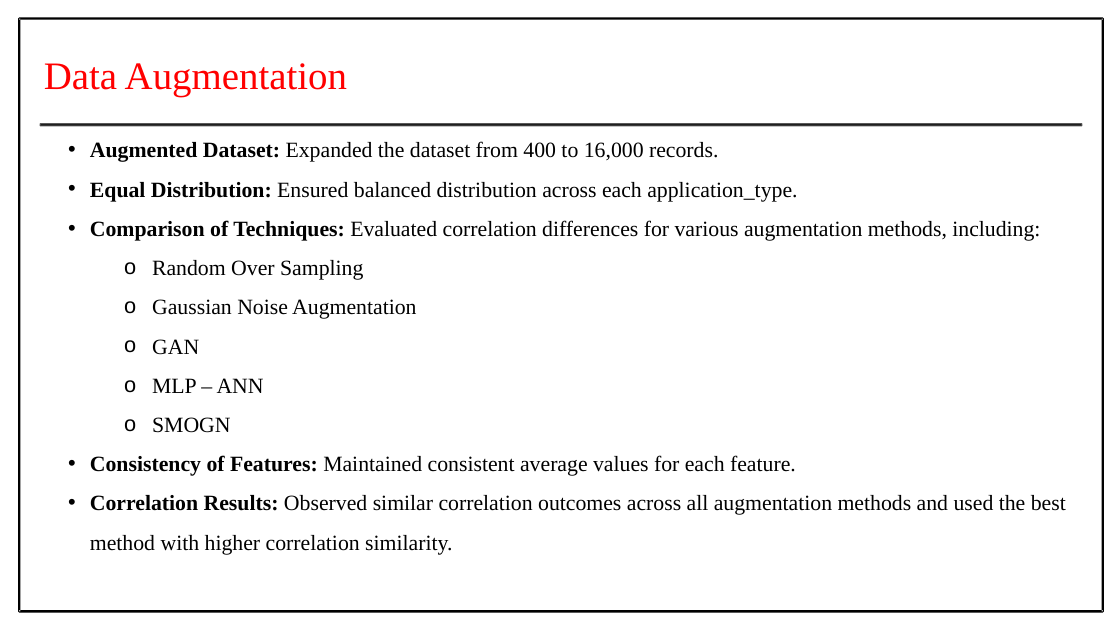
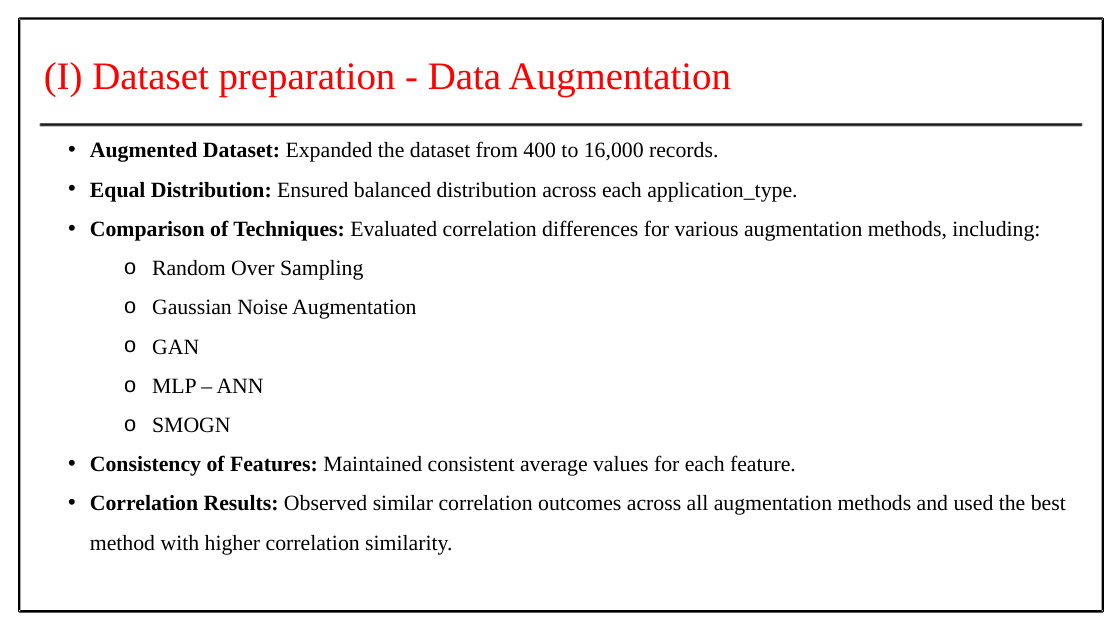
Before and after one commit to Prithiv-vijai/5g_MEC, a slide deck: slide 16 of Batch_4 IT-G2 review 1.pptx. Drawn at 1120x630 pixels with LibreOffice and Linux fonts; fonts in the diff are those of the drawing. Boxes give left, top, right and bottom in pixels: in the first picture for what was removed or moved away, otherwise in the second. Text is boxed around its words. In the diff, an @@ line names an element or a change of style, - is before the commit and + after.

```diff
--- a/Batch_4 IT-G2 review 1.pptx
+++ b/Batch_4 IT-G2 review 1.pptx
@@ text at (x1=44, y1=62, x2=731, y2=96): text changed @@
-Data Augmentation
+(I) Dataset preparation - Data Augmentation
```
Also in this commit, not shown: 23 other slides changed, 9 slides added, 3 slides removed, 1 other file.
